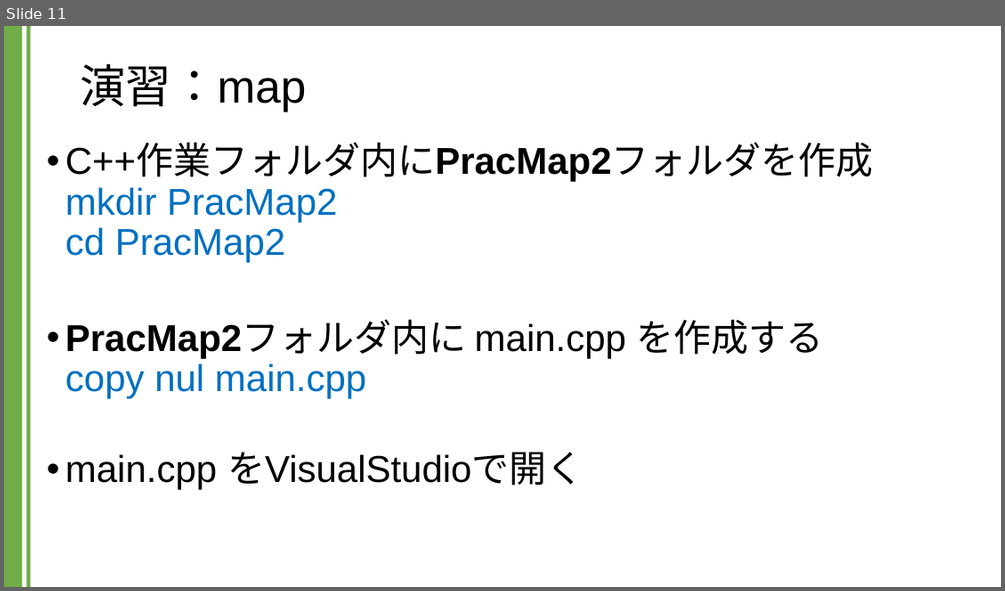
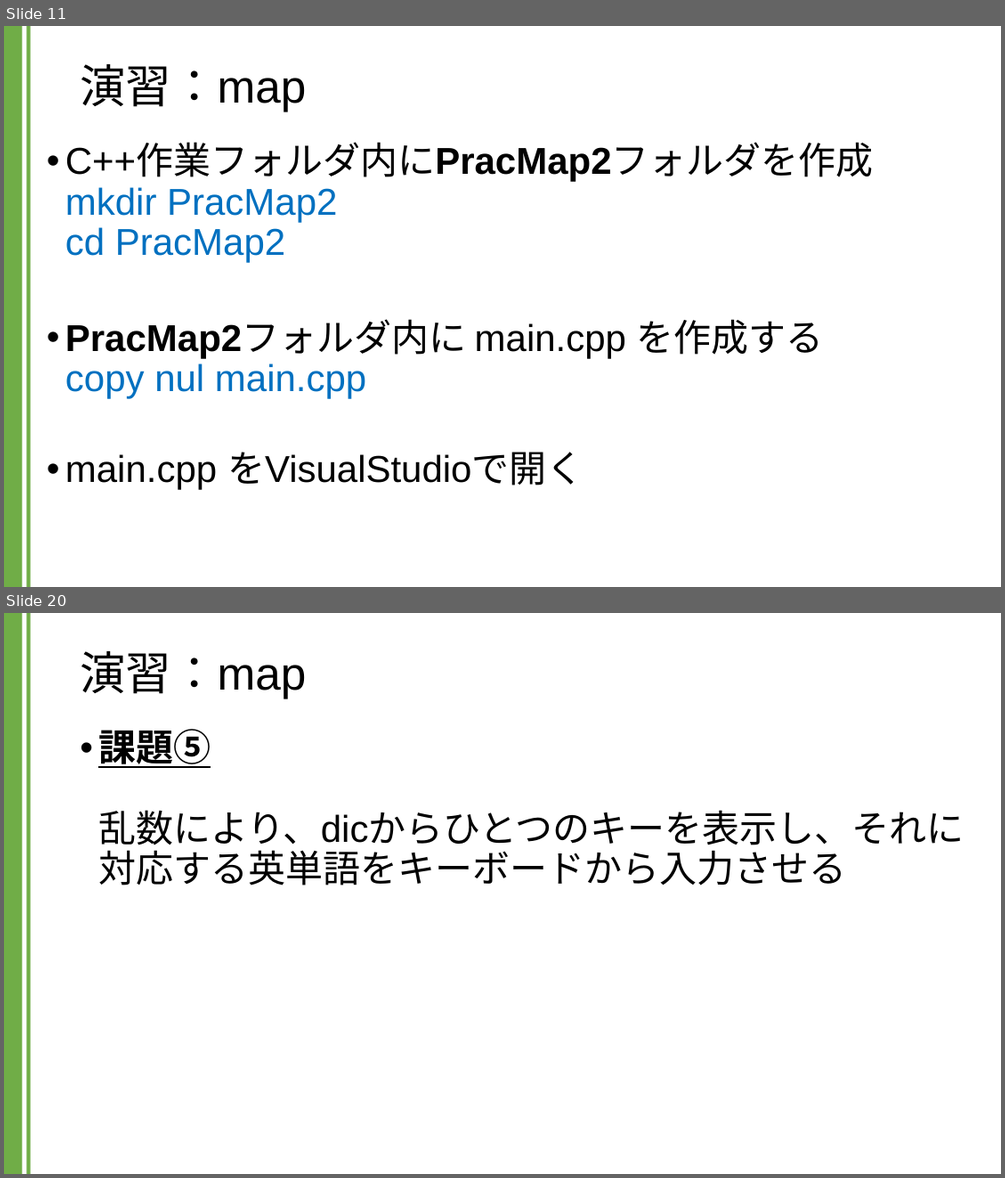
Before and after one commit to kic-murata/cpp2024, a slide deck: 授業資料/演習課題：map.pptx. Shown one above the other, each under a label of ours: slide 11 before the commit, slides 11 and 20 after it; the slides between them are not shown. The pictures are 1005x591 and 1005x1178 pixels, drawn with LibreOffice and Linux fonts; fonts in the diff are those of the drawing. Boxes give left, top, right and bottom in pixels: in the first picture for what was removed or moved away, otherwise in the second. Text is boxed around its words. In the diff, an @@ line names an element or a change of style, - is before the commit and + after.

```diff
--- a/授業資料/演習課題：map.pptx
+++ b/授業資料/演習課題：map.pptx
@@ slide 20 added at [4, 613, 1001, 1174], background #FFFFFF; not listed: 2 template elements that a slide beside it also shows @@
@@ title added at [80, 651, 306, 699], 44 pt, text #000000 @@
+演習：map
@@ text added at [98, 729, 963, 885], 36 pt, text #000000 @@
+• 課題⑤
+  乱数により、dicからひとつのキーを表示し、それに
+  対応する英単語をキーボードから入力させる
```
Also in this commit, not shown: 8 other slides added, 1 other file.
